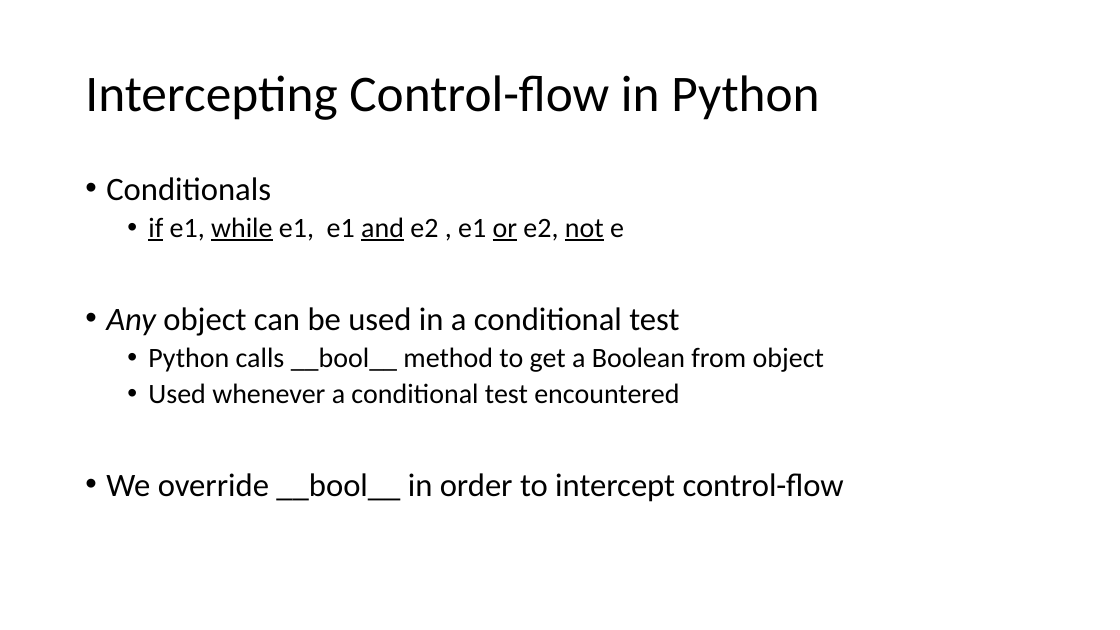
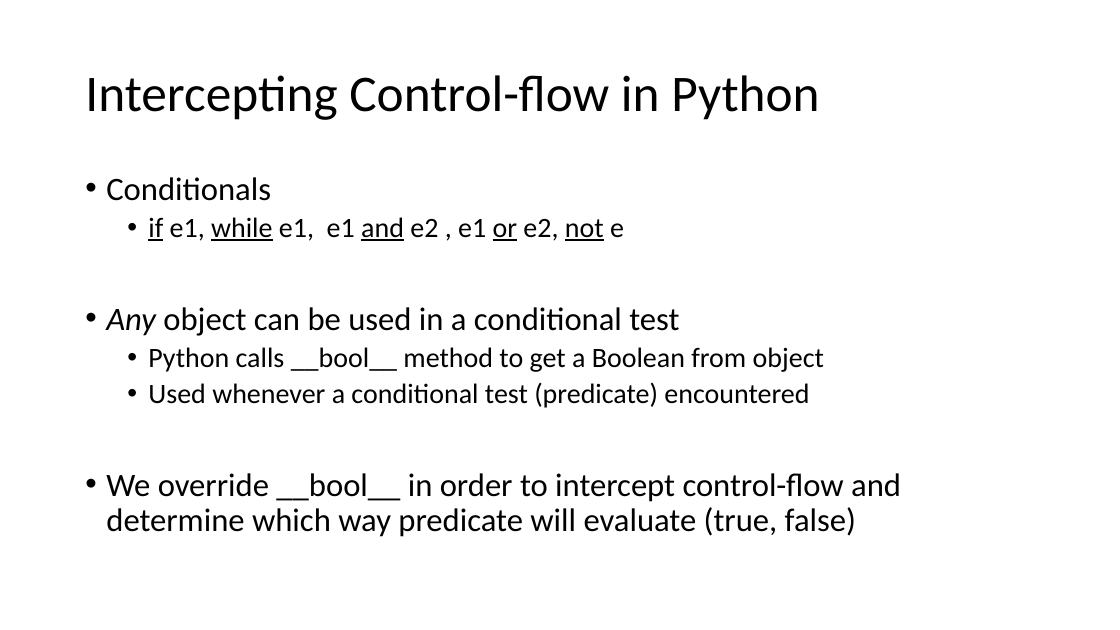
Before and after one commit to thomasjball/PyExZ3, a slide deck: slide 14 of marktoberdorf_slides/Marktoberdorf2014_2.pptx (slide 9 before the commit). Drawn at 1120x630 pixels with LibreOffice and Linux fonts; fonts in the diff are those of the drawing. Boxes give left, top, right and bottom in pixels: in the first picture for what was removed or moved away, otherwise in the second. Text is boxed around its words. In the diff, an @@ line names an element or a change of style, - is before the commit and + after.

```diff
--- a/marktoberdorf_slides/Marktoberdorf2014_2.pptx
+++ b/marktoberdorf_slides/Marktoberdorf2014_2.pptx
@@ text at (106,382,901,537): text changed @@
-  • Used whenever a conditional test encountered
-• We override __bool__ in order to intercept control-flow
+  • Used whenever a conditional test (predicate) encountered
+• We override __bool__ in order to intercept control-flow and determine which way predicate will evaluate (true, false)
```
Also in this commit, not shown: 12 other slides changed, 10 slides added, 1 slide removed, 8 other files.
